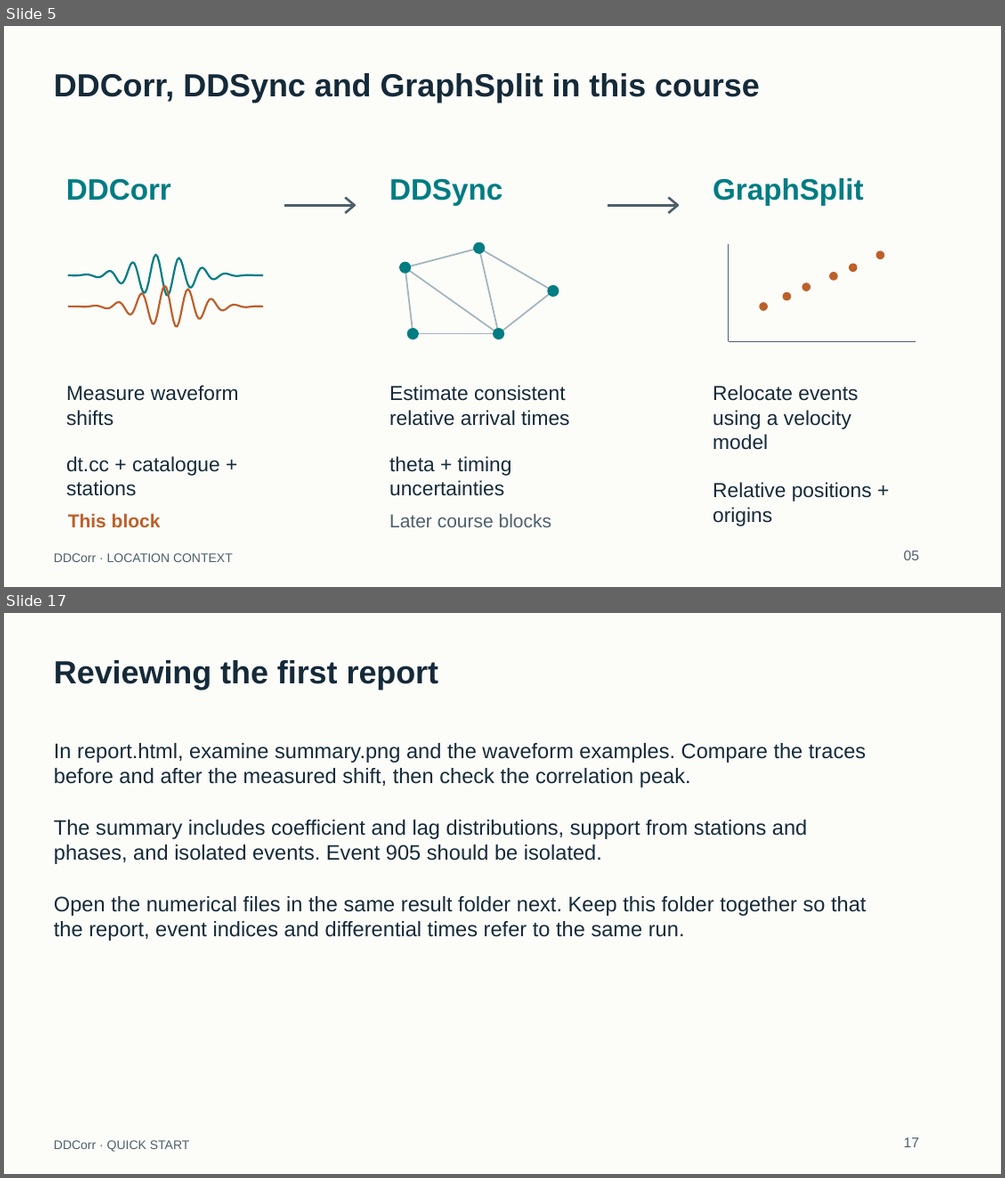
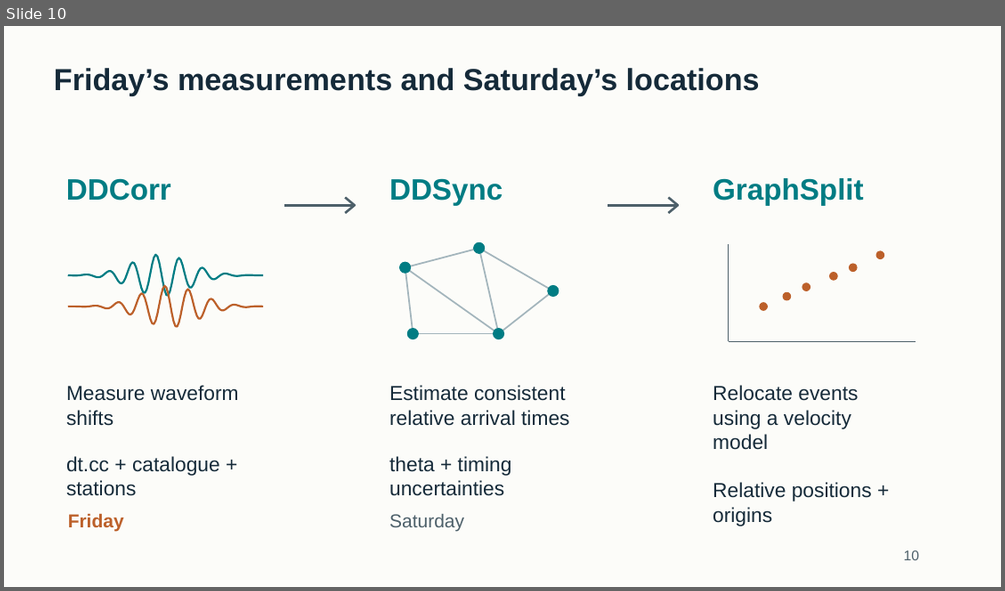
Before and after one commit to eliasrh/DDCorr.jl, a slide deck: teaching/DDCorr_minicourse.pptx. Shown one above the other, each under a label of ours: slides 5 and 17 before the commit, slide 10 after it; the slides between them are not shown. The pictures are 1005x1178 and 1005x591 pixels, drawn with LibreOffice and Linux fonts; fonts in the diff are those of the drawing. Boxes give left, top, right and bottom in pixels: in the first picture for what was removed or moved away, otherwise in the second. Text is boxed around its words. In the diff, an @@ line names an element or a change of style, - is before the commit and + after.

Commit message:
Teach differential times and relocation with the 100-event Iceland workshop
Add the correlation lecture, a shorter archive practical, and instructions for carrying one catalogue into DDSync and GraphSplit. Read advanced settings directly, preserve measured SAC magnitudes, and check waveform workloads before processing or cache reuse.

```diff
--- a/teaching/DDCorr_minicourse.pptx
+++ b/teaching/DDCorr_minicourse.pptx
@@ slide 17 removed at (4, 613, 1001, 1174), background #FCFCF9 @@
@@ text removed at (54, 660, 439, 690) @@
-Reviewing the first report
@@ text removed at (54, 743, 866, 787) @@
-In report.html, examine summary.png and the waveform examples. Compare the traces
-before and after the measured shift, then check the correlation peak.
@@ text removed at (54, 819, 807, 864) @@
-The summary includes coefficient and lag distributions, support from stations and
-phases, and isolated events. Event 905 should be isolated.
@@ text removed at (54, 896, 866, 941) @@
-Open the numerical files in the same result folder next. Keep this folder together so that
-the report, event indices and differential times refer to the same run.
@@ text removed at (54, 1140, 190, 1151) @@
-DDCorr · QUICK START
@@ text removed at (904, 1137, 919, 1147) @@
-17
@@ what was slide 5 is now slide 10 @@
@@ slide 10 changed as well @@
@@ text removed at (54, 73, 760, 103) @@
-DDCorr, DDSync and GraphSplit in this course
@@ text added at (54, 68, 760, 96), 29.2 pt, text #152A39, bold @@
+Friday’s measurements and Saturday’s locations
@@ text at (68, 513, 124, 531): text changed @@
-This block
+Friday
@@ text at (389, 514, 464, 531): text changed @@
-Later course blocks
+Saturday
@@ text removed at (54, 553, 233, 562) @@
-DDCorr · LOCATION CONTEXT
@@ text at (904, 550, 919, 560): text changed @@
-05
+10
```
Also in this commit, not shown: 2 other slides changed, 43 slides added, 96 other slides removed, 43 other files.
